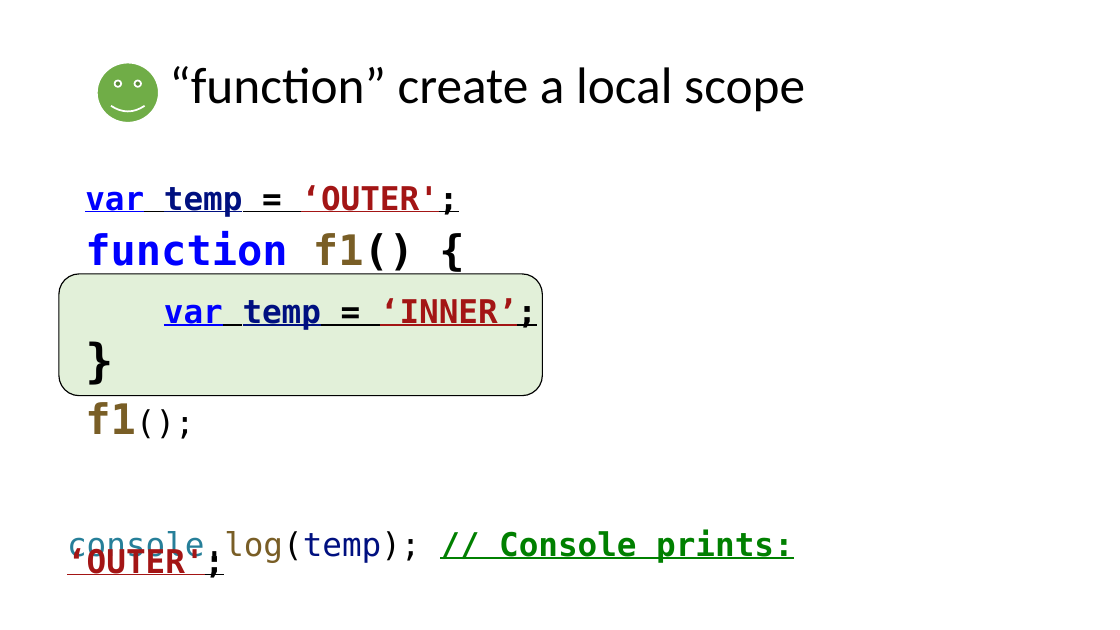
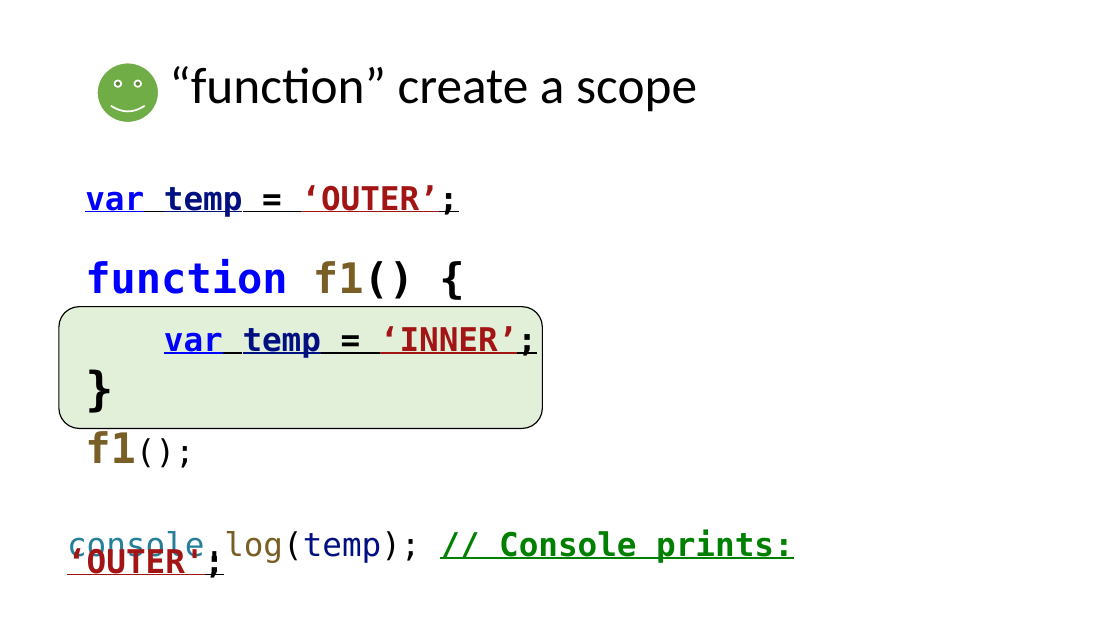
Before and after one commit to dankrz/JsTraining, a slide deck: slide 6 of JsTraining-presentation/JS Training.pptx. Drawn at 1120x630 pixels with LibreOffice and Linux fonts; fonts in the diff are those of the drawing. Boxes give left, top, right and bottom in pixels: in the first picture for what was removed or moved away, otherwise in the second. Text is boxed around its words. In the diff, an @@ line names an element or a change of style, - is before the commit and + after.

```diff
--- a/JsTraining-presentation/JS Training.pptx
+++ b/JsTraining-presentation/JS Training.pptx
@@ title at [169,66,697,112]: text changed @@
-“function” create a local scope
+“function” create a scope
@@ text at [85,185,458,217]: text changed @@
-var temp = ‘OUTER';
+var temp = ‘OUTER’;
@@ rounded rectangle: place and size @@
-rounded rectangle at [59,274,543,396]
+rounded rectangle at [59,307,543,429]
```
Also in this commit, not shown: 11 other slides changed, 8 slides added, 2 slides removed, 13 other files.
